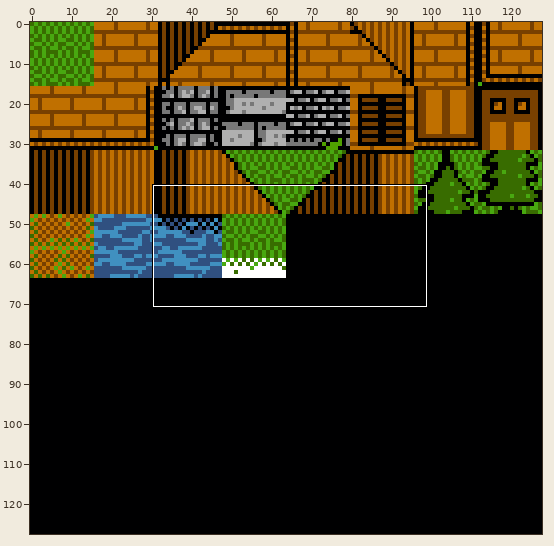
A sprite sheet gets an edit: Content/town.png. Above: a wide view before the commit, with the close-up outlined.
Close-up. Before the edit:
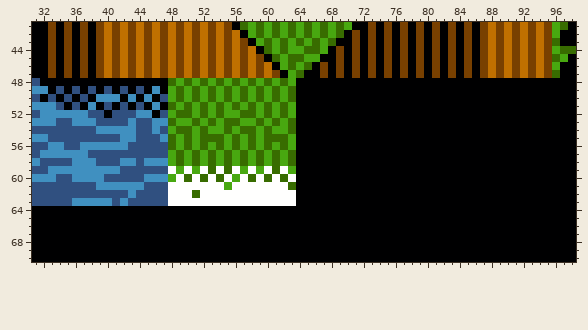
The file is 256x256 pixels, drawn in blocks of 2x2; one block is one cell here. Shown: x 31..98, y 41..70.
New version:
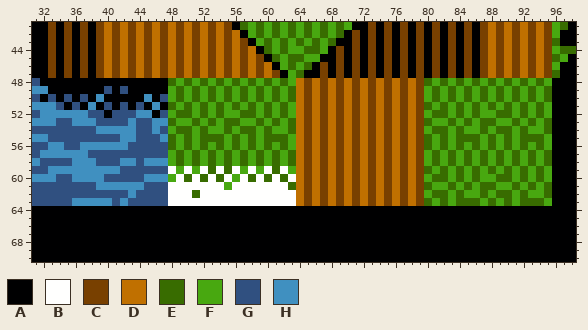
Palette (. is transparent): A #000001  B #fffffe  C #784000  D #c07000  E #386c00  F #48a810  G #305080  H #4090c0
Change:
Changed rows in their new state; - is an unchanged pixel.
first column x 34:
48 ------------------------------DCDCDCDCDCDCDCDCEFEFEFEFEFEFEFEF
49 A-A-A-----A-A-----------------DCDCDCDCDCDCDCDCFEFEFEFEFEFEFEFE
50 ------AA-A--------------------DCDCDCDCDCDCDCDCFEFEFEFEFEFEFEFE
51 ------------------------------DCDCDCDCDCDCDCDCEFEFEFEFEFEFEFEF
52 ------------------------------DCDCDCDCDCDCDCDCFEEFEFEFFEEFEFEF
53 ------------------------------DCDCDCDCDCDCDCDCEFFEFEFEEFFEFEFE
54 ------------------------------DCDCDCDCDCDCDCDCFEEFEFFEFEEFEFFE
55 ------------------------------DCDCDCDCDCDCDCDCEFEFEEEFEFEFEEEF
56 ------------------------------DCDCDCDCDCDCDCDCEFEFEFEFEFEFEFEF
57 ------------------------------DCDCDCDCDCDCDCDCFEFEFEFEFEFEFEFE
58 ------------------------------DCDCDCDCDCDCDCDCFEFEFEFEFEFEFEFE
59 ------------------------------DCDCDCDCDCDCDCDCEFEFEFEFEFEFEFEF
60 ------------------------------DCDCDCDCDCDCDCDCFEEFEFEFFEEFEFEF
61 ------------------------------DCDCDCDCDCDCDCDCEFFEFEFEEFFEFEFE
62 ------------------------------DCDCDCDCDCDCDCDCFEEFEFFEFEEFEFFE
63 ------------------------------DCDCDCDCDCDCDCDCEFEFEEEFEFEFEEEF
Boxes around the changes in both close-ups, in picture pixels (x1, y1, x2, y2):
changed: (296, 78, 552, 206)
changed: (56, 86, 160, 102)
